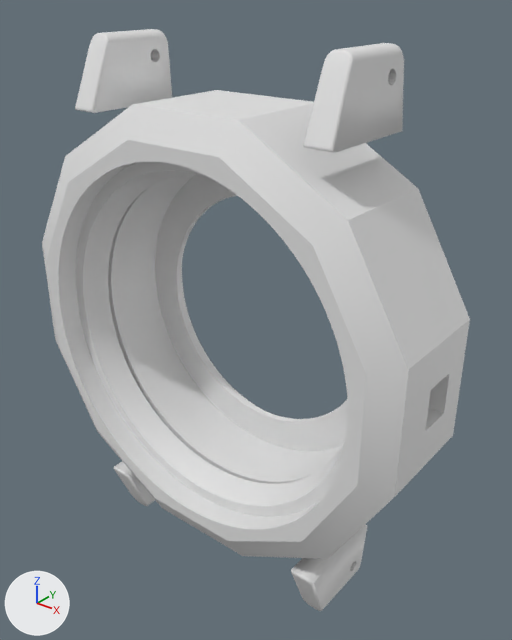
What one commit did to the glTF model tasarim/kasa/cikti/montaj.glb.
Both versions are drawn from a camera (50 mm lens) standing at (35.6, -39.3, 27.3) and looking at (1.4, 3.4, 0.8). Every picture has the same lights, and +X, +Y and +Z are marked at lower left. The first picture is the older version.

Before the edit, the objects in view are built like this:
```python
me_arka_kapak = bpy.data.meshes.new('arka_kapak')
me_arka_kapak.from_pydata(...)  # 2572 vertices, 5160 faces; spans x -17.0..17.0, y 6.1..7.7, z -17.0..17.0
me_mekanizma_halkasi = bpy.data.meshes.new('mekanizma_halkasi')
me_mekanizma_halkasi.from_pydata(...)  # 3264 vertices, 6524 faces; spans x -14.6..14.6, y 0.4..6.1, z -14.6..14.6
me_orta_kasa = bpy.data.meshes.new('orta_kasa')
me_orta_kasa.from_pydata(...)  # 15877 vertices, 31758 faces; spans x -18.8..18.8, y -4.3..6.6, z -23.3..23.3
ob_arka_kapak = bpy.data.objects.new('arka_kapak', me_arka_kapak)
ob_arka_kapak.location = (0.0, 0.0, 0.0)
ob_mekanizma_halkasi = bpy.data.objects.new('mekanizma_halkasi', me_mekanizma_halkasi)
ob_mekanizma_halkasi.location = (0.0, 0.0, 0.0)
ob_orta_kasa = bpy.data.objects.new('orta_kasa', me_orta_kasa)
ob_orta_kasa.location = (0.0, 0.0, 0.0)
```
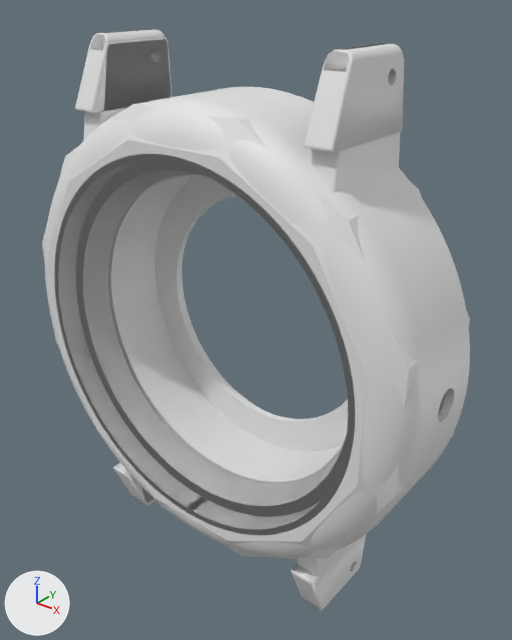
What the commit changed:
Mesh me_klasik_kasa is new.
It has 21087 vertices, 42194 faces and spans x -19.5..19.5, y -4.3..6.6, z -23.3..23.3.
Object 'klasik_kasa' (ob_klasik_kasa) is new; it shows me_klasik_kasa.
Its location is (0.0, 0.0, 0.0).

What differs and where, as boxes (x1, y1, x2, y2) in the pictures (512 x 640 px):
'klasik_kasa', added
    after: (45, 29, 470, 610)
'orta_kasa', unchanged, covered by the edit
    both: (42, 29, 470, 611)
